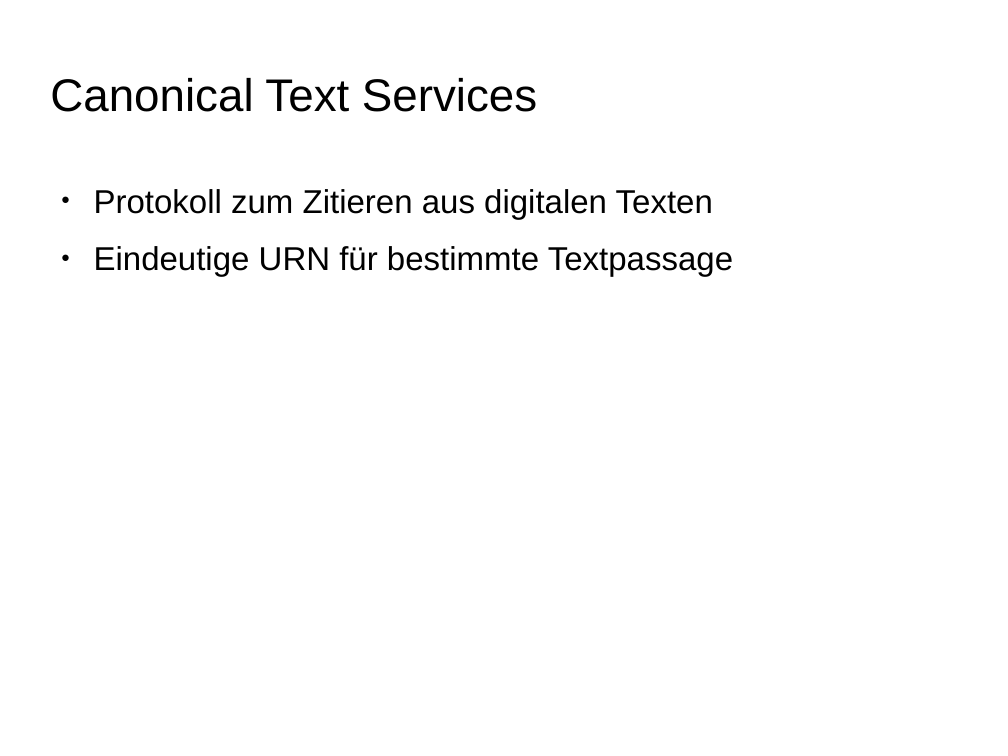
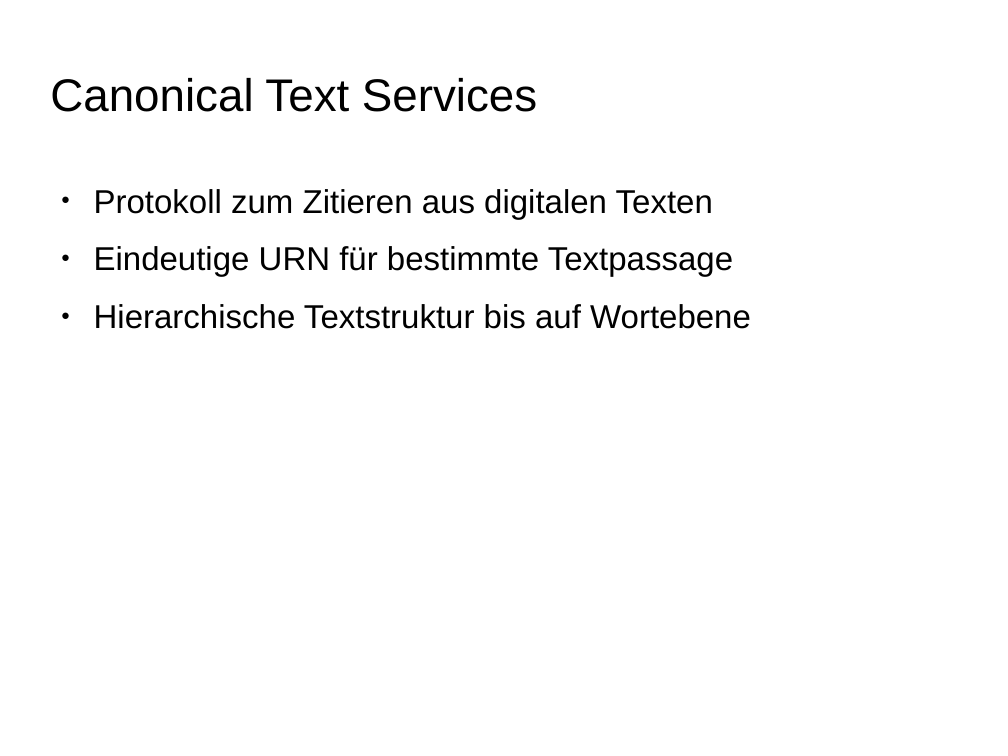
Before and after one commit to alkern/TeiRD, a slide deck: slide 7 of doc/präsentation.odp (slide 6 before the commit). Drawn at 1008x756 pixels with LibreOffice and Linux fonts; fonts in the diff are those of the drawing; background and template pictures are left out. Boxes give left, top, right and bottom in pixels: in the first picture for what was removed or moved away, otherwise in the second. Text is boxed around its words. In the diff, an @@ line names an element or a change of style, - is before the commit and + after.

```diff
--- a/doc/präsentation.odp
+++ b/doc/präsentation.odp
@@ text at bbox=[94, 304, 751, 329]: paragraph added @@
+● Hierarchische Textstruktur bis auf Wortebene
```
Also in this commit, not shown: 6 other slides changed, 14 slides added, 5 other files.
